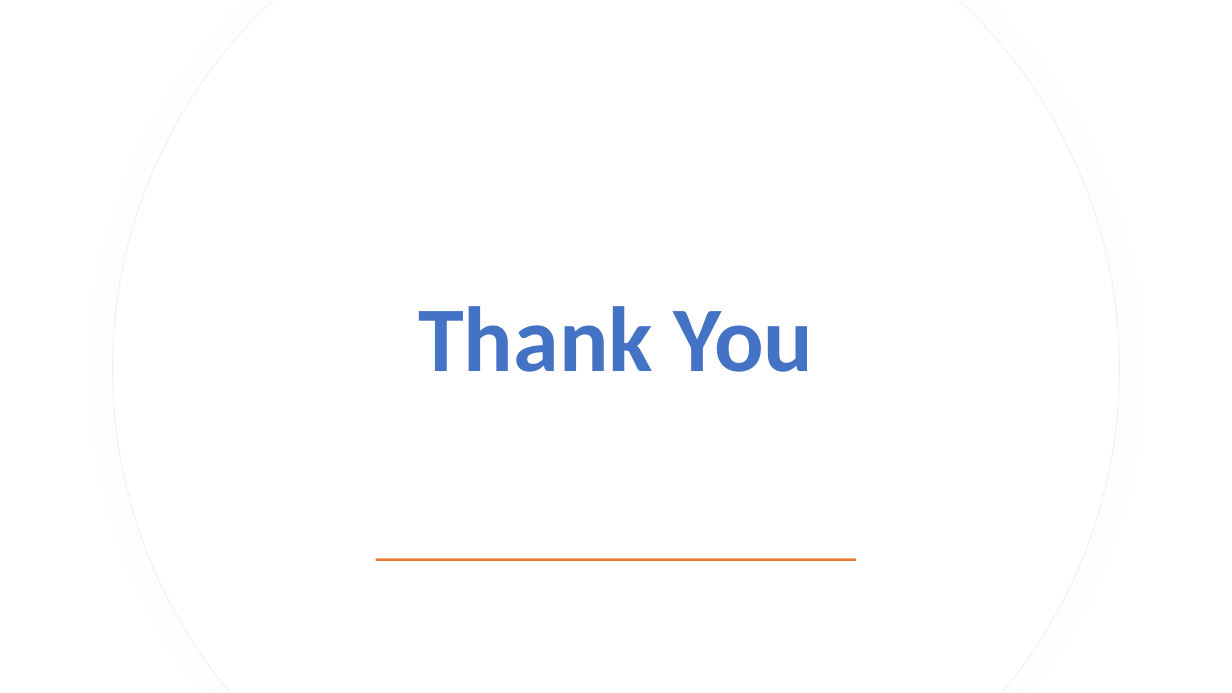
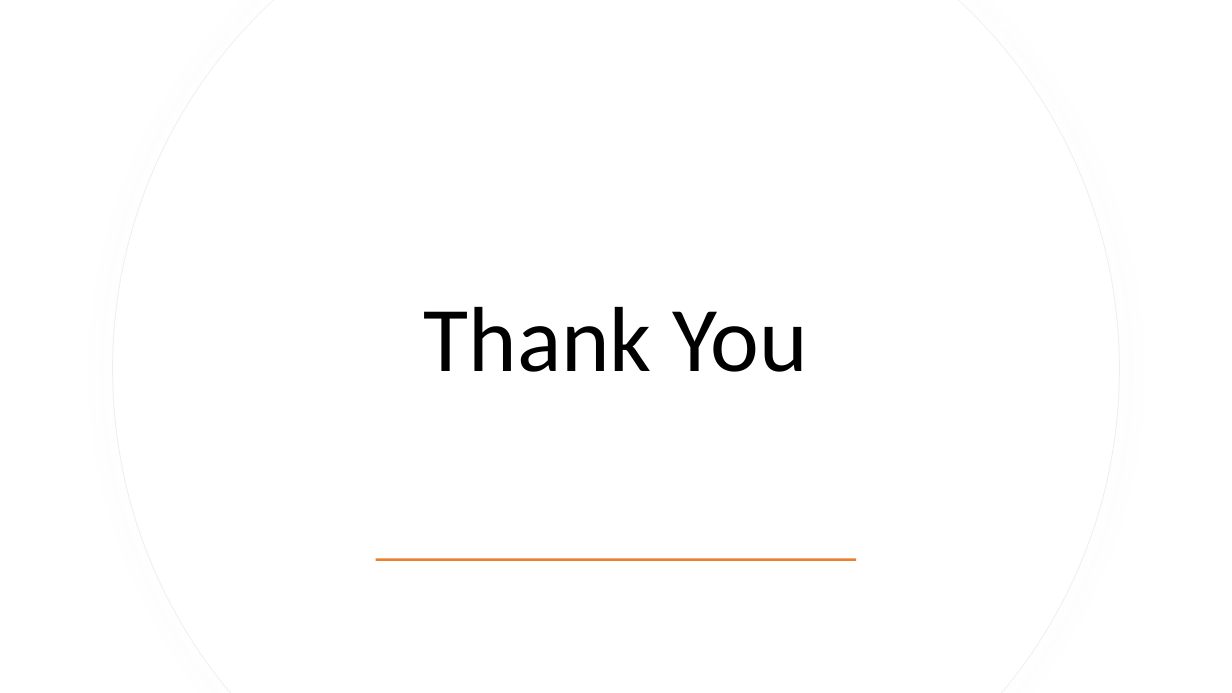
Before and after one commit to SkySingh04/ClassSnap, a slide deck: slide 10 of ClassSnap.pptx. Drawn at 1232x693 pixels with LibreOffice and Linux fonts; fonts in the diff are those of the drawing. Boxes give left, top, right and bottom in pixels: in the first picture for what was removed or moved away, otherwise in the second. Text is boxed around its words. In the diff, an @@ line names an element or a change of style, - is before the commit and + after.

```diff
--- a/ClassSnap.pptx
+++ b/ClassSnap.pptx
@@ title "Thank You" at [424, 307, 808, 372]: text colour #4472C4 to #000000, bold off @@
```
Also in this commit, not shown: 2 slides added, 2 slides removed.
